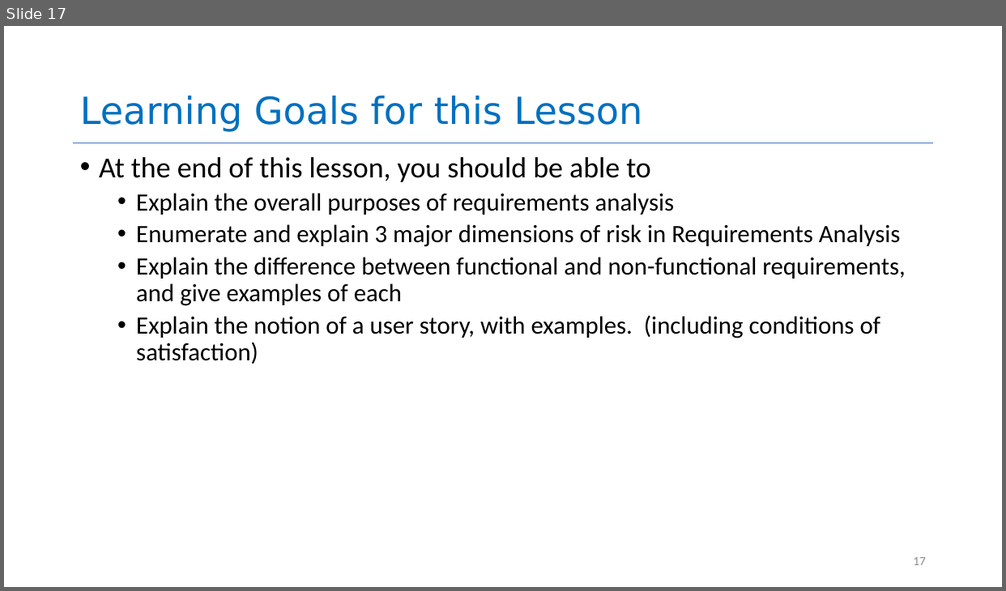
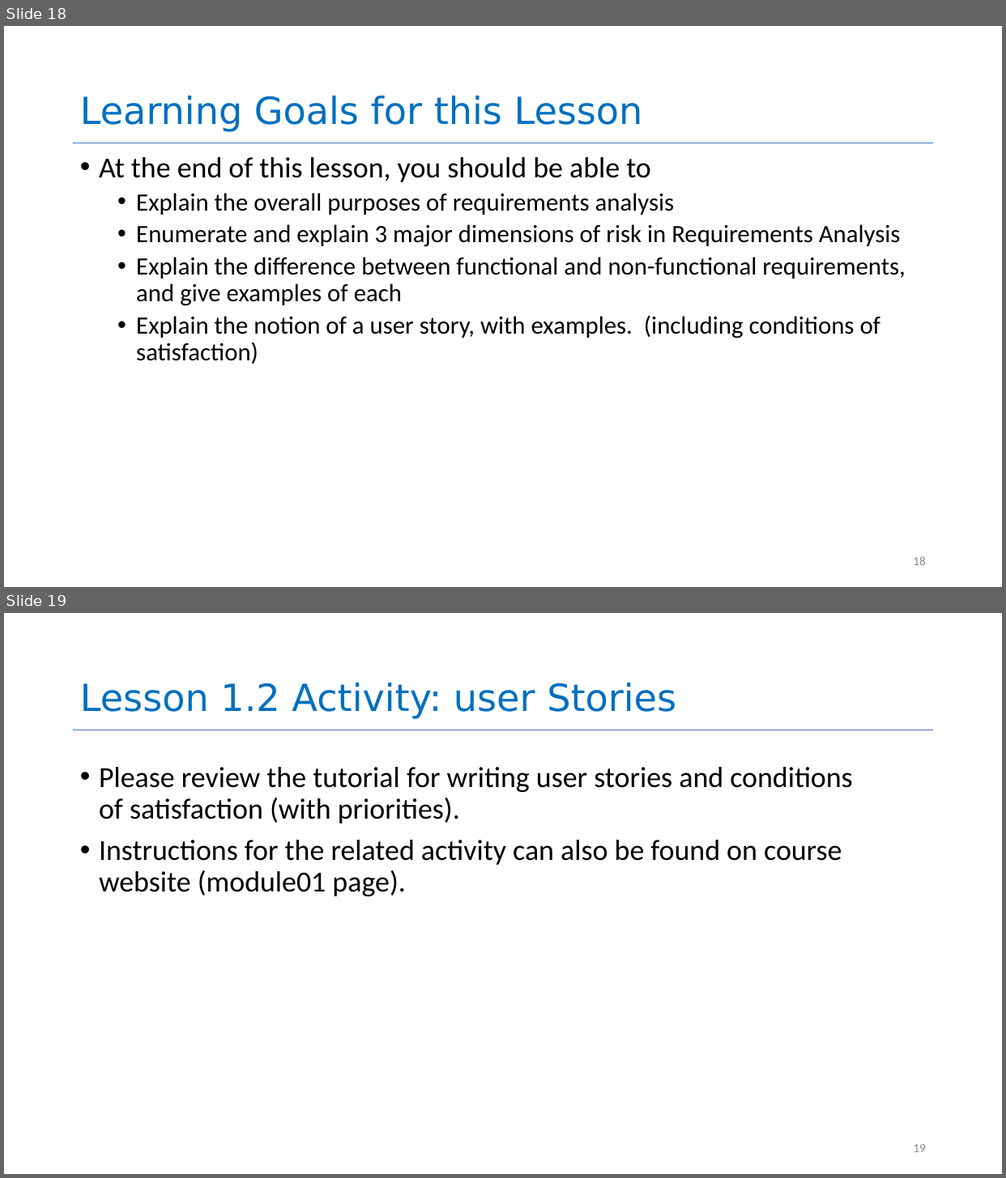
Before and after one commit to neu-se/CS4530-Spring-2023, a slide deck: Slides/Module 01.2 Requirements Gathering.pptx. Shown one above the other, each under a label of ours: slide 17 before the commit, slides 18 and 19 after it. The pictures are 1006x591 and 1006x1178 pixels, drawn with LibreOffice and Linux fonts; fonts in the diff are those of the drawing. Boxes give left, top, right and bottom in pixels: in the first picture for what was removed or moved away, otherwise in the second. Text is boxed around its words. In the diff, an @@ line names an element or a change of style, - is before the commit and + after.

```diff
--- a/Slides/Module 01.2 Requirements Gathering.pptx
+++ b/Slides/Module 01.2 Requirements Gathering.pptx
@@ slide 19 added at [4, 613, 1002, 1174], background #FFFFFF; not listed: 1 template element that a slide beside it also shows @@
@@ title added at [80, 683, 676, 719], 36 pt, text #0070C0 @@
+Lesson 1.2 Activity: user Stories
@@ text added at [99, 767, 852, 897], 28 pt, text #000000 @@
+• Please review the tutorial for writing user stories and conditions of satisfaction (with priorities).
+• Instructions for the related activity can also be found on course website (module01 page).
@@ page number added at [913, 1144, 926, 1152], 12 pt, text #8C8C8C @@
+19
@@ what was slide 17 is now slide 18 @@
@@ page number at [913, 557, 926, 565]: text changed @@
-17
+18
```
Also in this commit, not shown: 1 other slide added, 3 other files.
